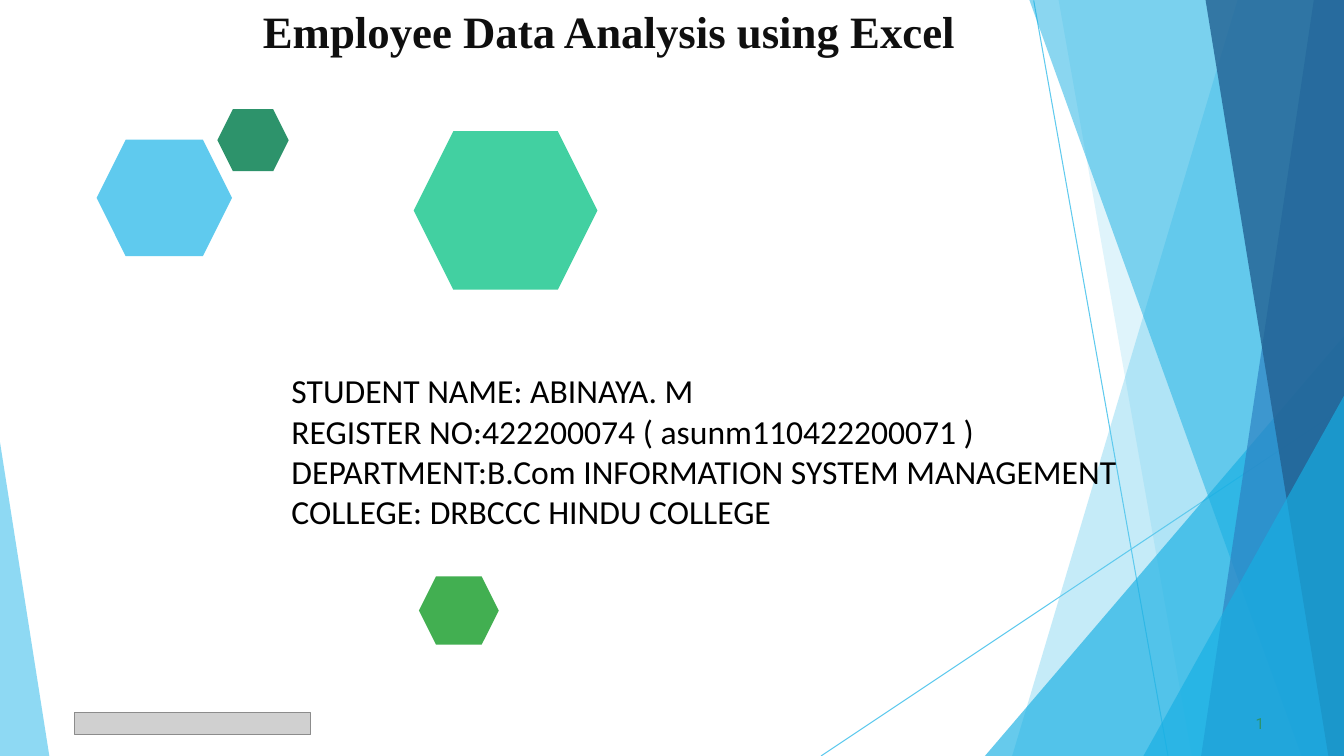
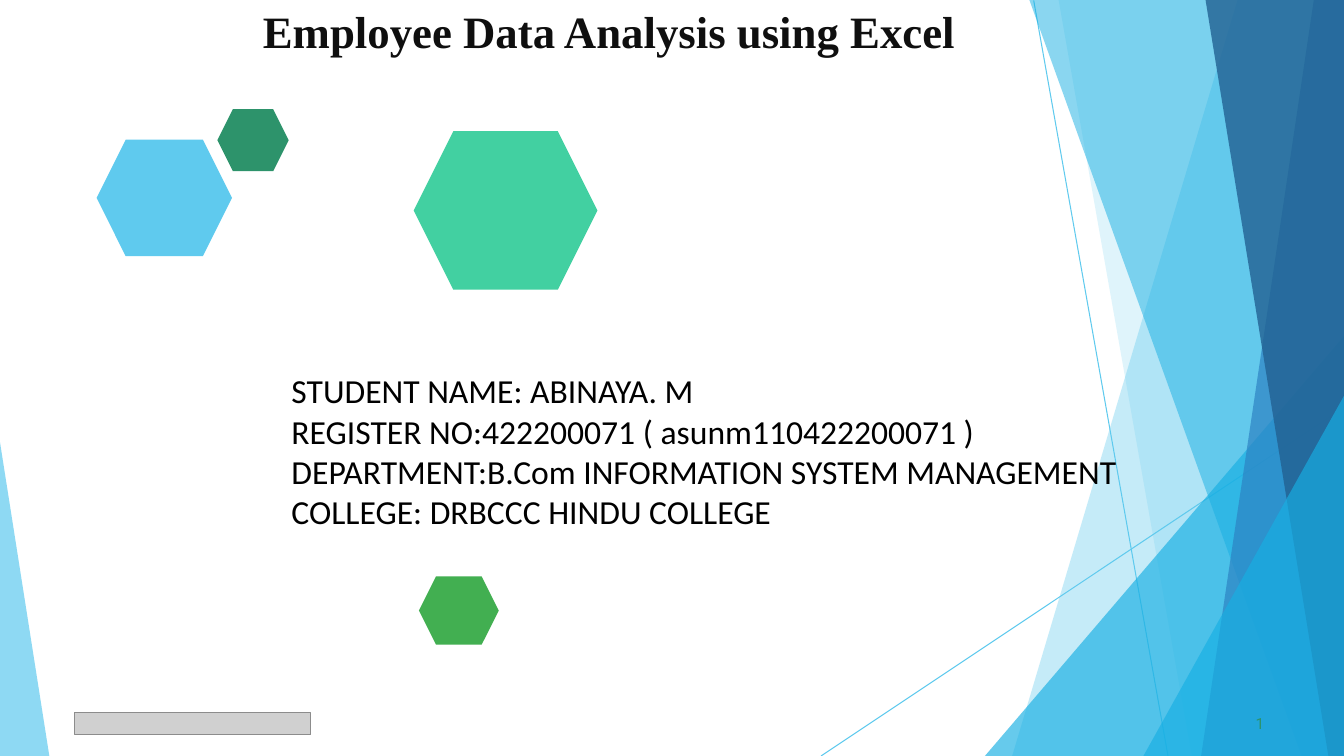
Before and after one commit to Abinaya231101/TNSDC-DA123, a slide deck: slide 1 of Abinaya's Project 2.pptx. Drawn at 1344x756 pixels with LibreOffice and Linux fonts; fonts in the diff are those of the drawing; grey boxes stand for pictures. Boxes give left, top, right and bottom in pixels: in the first picture for what was removed or moved away, otherwise in the second. Text is boxed around its words. In the diff, an @@ line names an element or a change of style, - is before the commit and + after.

```diff
--- a/Abinaya's Project 2.pptx
+++ b/Abinaya's Project 2.pptx
@@ text at [291, 422, 956, 445]: text changed @@
-REGISTER NO:422200074 ( asunm110422200071 )
+REGISTER NO:422200071 ( asunm110422200071 )
```
